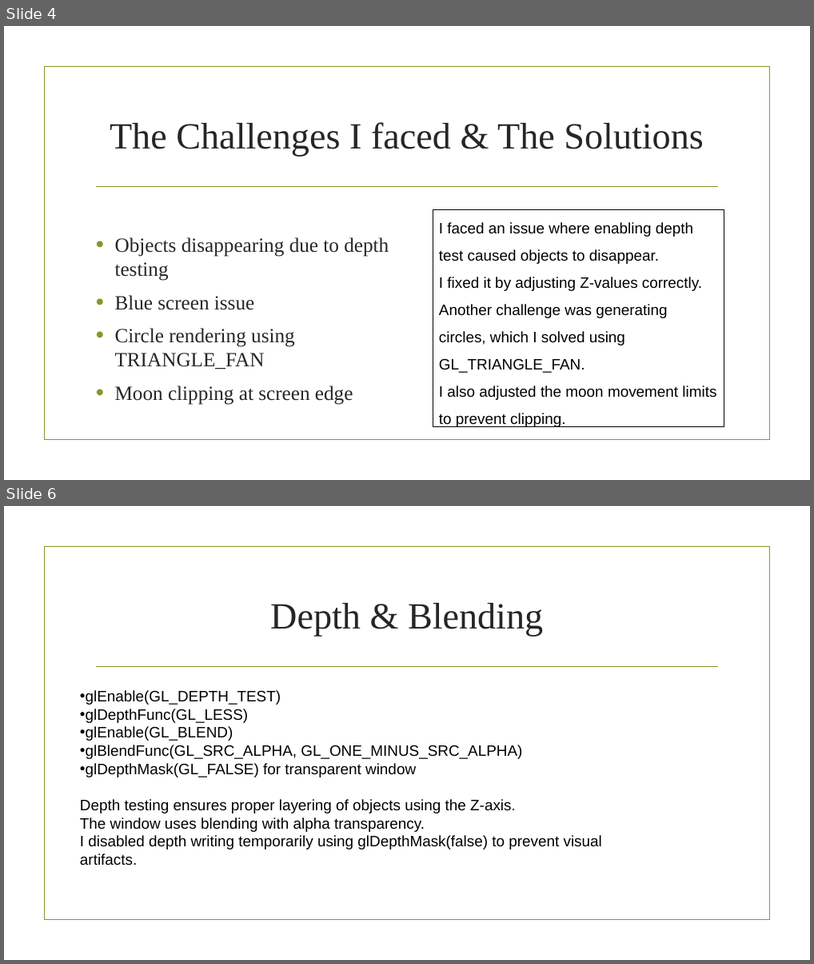
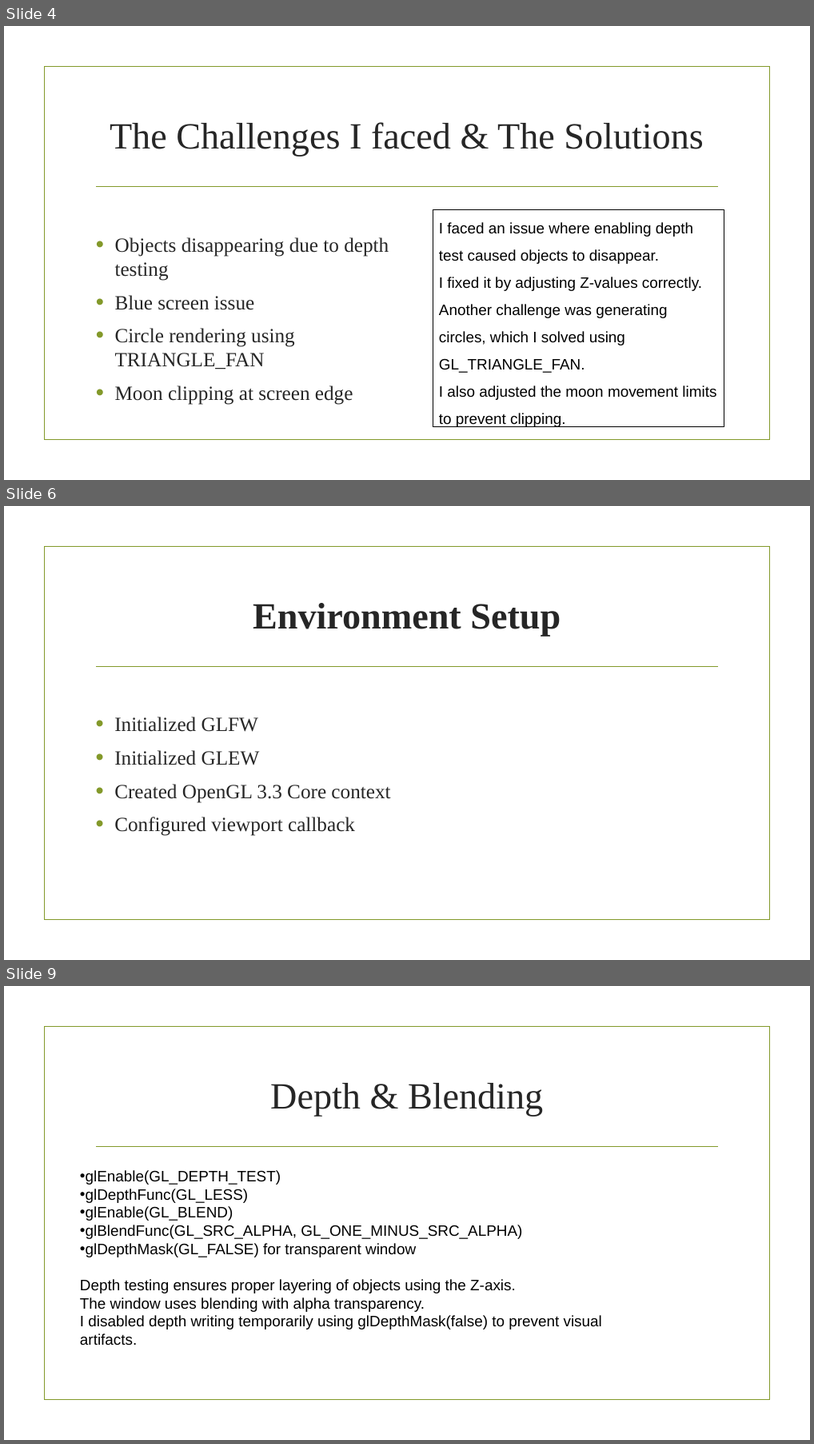
Before and after one commit to leen-911/Computer-Graphics-Projects, a slide deck: CG_First Project/cg_1st_project.pptx. Shown one above the other, each under a label of ours: slides 4 and 6 before the commit, slides 4, 6 and 9 after it; the slides between them are not shown. The pictures are 814x964 and 814x1444 pixels, drawn with LibreOffice and Linux fonts; fonts in the diff are those of the drawing; background and template pictures are left out. Boxes give left, top, right and bottom in pixels: in the first picture for what was removed or moved away, otherwise in the second. Text is boxed around its words. In the diff, an @@ line names an element or a change of style, - is before the commit and + after.

```diff
--- a/CG_First Project/cg_1st_project.pptx
+++ b/CG_First Project/cg_1st_project.pptx
@@ slide 6 added at (4, 506, 810, 960), background picture (left out); not listed: 2 template elements that a slide beside it also shows @@
@@ title added at (253, 603, 561, 636), 44 pt, text #262626, bold @@
+Environment Setup
@@ text added at (114, 716, 390, 836), 24 pt, text #262626 @@
+• Initialized GLFW
+• Initialized GLEW
+• Created OpenGL 3.3 Core context
+• Configured viewport callback
@@ what was slide 6 is now slide 9 @@
```
Also in this commit, not shown: 4 other slides added.
